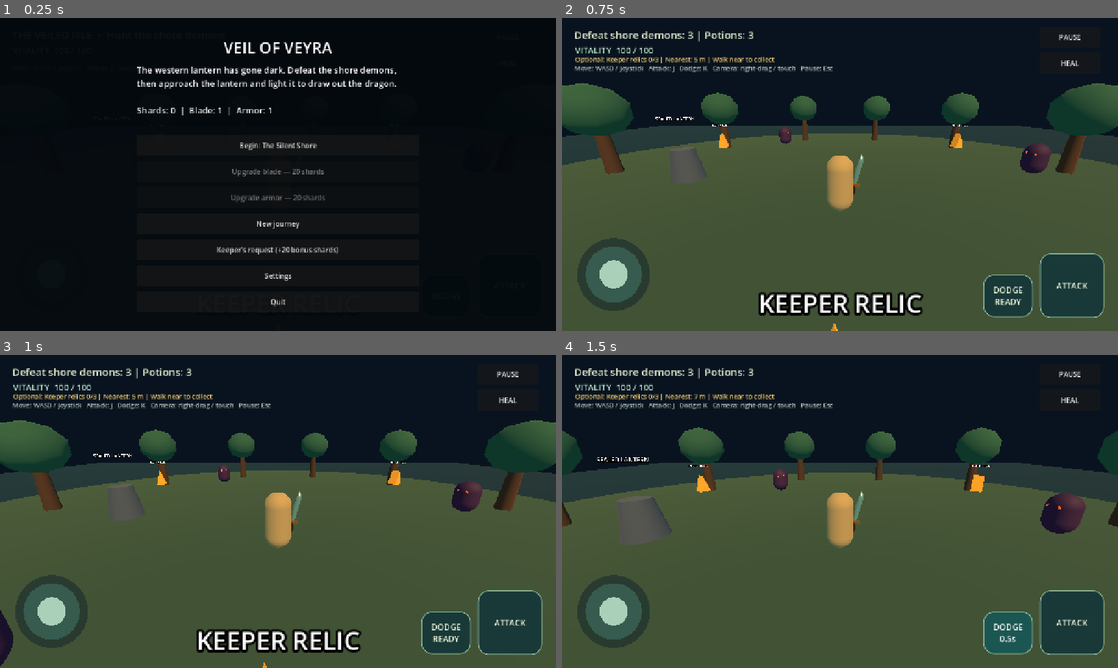
Above: before the commit, frames 1-4 (two rows, left to right).
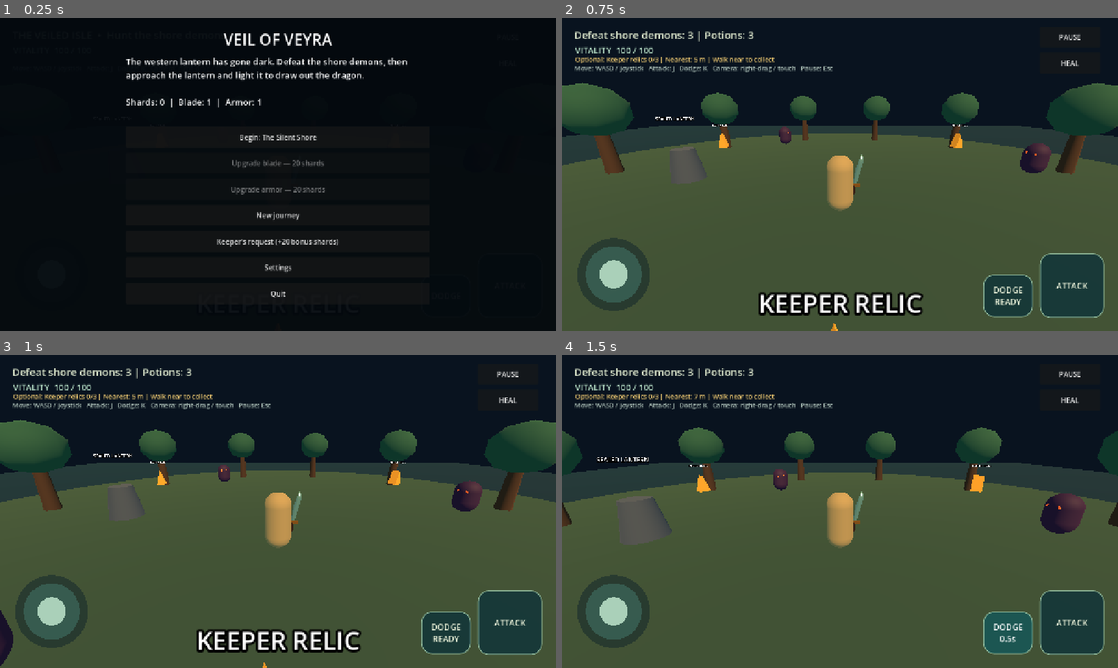
Above: after the commit, the same moments.

Repository: Hirukshanan/veil-of-veyra
Game: Godot game, scene res://scenes/main.tscn
Same seed, same stepped clock (60 frames per second), same inputs: the game is played once before the commit and once after it.
Inputs:
- Up to frame 1 (0.25 s): no input
- Up to frame 2 (0.75 s): click "Begin: The Silent Shore" at 0.5 s
- Up to frame 3 (1 s): no input
- Up to frame 4 (1.5 s): click "DODGE READY" at 1.25 s

The runs differ from the first frame. In frame 1, 5.3% of the frame differs, in the area x 22-74%, y 4-93%; in frame 2, nothing differs; in frame 3, nothing differs; in frame 4, nothing differs.

Commit message:
fix: anchor landscape controls and keep menus scrollable

Diff:
--- a/scripts/campaign.gd
+++ b/scripts/campaign.gd
@@ -15,6 +15,7 @@
 var completed := false
 var overlay: CanvasLayer
 var menu_box: VBoxContainer
+var menu_scroll: ScrollContainer
 var notice := ""
 var potions := 3
 var started := false
@@ -161,14 +162,20 @@
 	add_child(controls)
 	var pause_button := Button.new()
 	pause_button.text = "PAUSE"
-	pause_button.position = Vector2(1100, 20)
-	pause_button.size = Vector2(140, 48)
+	pause_button.set_anchors_and_offsets_preset(Control.PRESET_TOP_RIGHT)
+	pause_button.offset_left = -180
+	pause_button.offset_right = -40
+	pause_button.offset_top = 20
+	pause_button.offset_bottom = 68
 	pause_button.pressed.connect(_pause_game)
 	controls.add_child(pause_button)
 	var heal_button := Button.new()
 	heal_button.text = "HEAL"
-	heal_button.position = Vector2(1100, 80)
-	heal_button.size = Vector2(140, 48)
+	heal_button.set_anchors_and_offsets_preset(Control.PRESET_TOP_RIGHT)
+	heal_button.offset_left = -180
+	heal_button.offset_right = -40
+	heal_button.offset_top = 80
+	heal_button.offset_bottom = 128
 	heal_button.pressed.connect(_heal)
 	controls.add_child(heal_button)
 	relic_status = Label.new()
@@ -189,13 +196,24 @@
 	shade.color = Color(0.015, 0.035, 0.055, 0.96)
 	shade.set_anchors_and_offsets_preset(Control.PRESET_FULL_RECT)
 	overlay.add_child(shade)
-	var center := CenterContainer.new()
-	center.set_anchors_and_offsets_preset(Control.PRESET_FULL_RECT)
-	overlay.add_child(center)
+	menu_scroll = ScrollContainer.new()
+	menu_scroll.set_anchors_and_offsets_preset(Control.PRESET_FULL_RECT)
+	menu_scroll.horizontal_scroll_mode = ScrollContainer.SCROLL_MODE_DISABLED
+	menu_scroll.follow_focus = true
+	overlay.add_child(menu_scroll)
 	menu_box = VBoxContainer.new()
-	menu_box.custom_minimum_size = Vector2(650, 0)
+	menu_box.size_flags_horizontal = Control.SIZE_EXPAND_FILL
 	menu_box.add_theme_constant_override("separation", 12)
-	center.add_child(menu_box)
+	menu_scroll.add_child(menu_box)
+	get_viewport().size_changed.connect(_layout_menu)
+	_layout_menu()
+
+func _layout_menu() -> void:
+	var margin := maxf(24.0, (get_viewport().get_visible_rect().size.x - 700.0) * 0.5)
+	menu_scroll.offset_left = margin
+	menu_scroll.offset_right = -margin
+	menu_scroll.offset_top = 24
+	menu_scroll.offset_bottom = -24
 
 func _clear_menu(title: String, message: String) -> void:
 	pause_menu_open = false
@@ -203,18 +221,20 @@
 	player.call("set_move_input", Vector2.ZERO)
 	get_tree().call_group("movement_joysticks", "reset")
 	overlay.show()
+	menu_scroll.scroll_vertical = 0
 	for child in menu_box.get_children():
 		menu_box.remove_child(child)
 		child.queue_free()
 	var heading := Label.new()
 	heading.text = title
 	heading.horizontal_alignment = HORIZONTAL_ALIGNMENT_CENTER
+	heading.autowrap_mode = TextServer.AUTOWRAP_WORD_SMART
 	heading.add_theme_font_size_override("font_size", 36)
 	menu_box.add_child(heading)
 	var body := Label.new()
 	body.text = message
 	body.autowrap_mode = TextServer.AUTOWRAP_WORD_SMART
-	body.custom_minimum_size = Vector2(650, 95)
+	body.custom_minimum_size.y = 95
 	body.add_theme_font_size_override("font_size", 20)
 	menu_box.add_child(body)
 
--- a/scripts/main.gd
+++ b/scripts/main.gd
@@ -250,8 +250,11 @@
 	root.add_child(boss_health_bar)
 
 	var joystick := IslandJoystick.new()
-	joystick.position = Vector2(24, 495)
-	joystick.size = Vector2(190, 190)
+	joystick.set_anchors_and_offsets_preset(Control.PRESET_BOTTOM_LEFT)
+	joystick.offset_left = 24
+	joystick.offset_right = 214
+	joystick.offset_top = -225
+	joystick.offset_bottom = -35
 	joystick.value_changed.connect(Callable(player, "set_move_input"))
 	root.add_child(joystick)
 
--- /dev/null
+++ b/tests/layout_check.gd
@@ -0,0 +1,50 @@
+extends SceneTree
+
+func _initialize() -> void:
+	call_deferred("_run")
+
+func _settle() -> void:
+	for frame in range(5):
+		await process_frame
+
+func _inside(control: Control, bounds: Rect2) -> void:
+	assert(bounds.grow(1.0).encloses(control.get_global_rect()), "Control outside viewport: " + control.name)
+
+func _run() -> void:
+	assert(OS.get_environment("VEYRA_TEST") == "1")
+	root.content_scale_size = Vector2i.ZERO
+	root.content_scale_mode = Window.CONTENT_SCALE_MODE_DISABLED
+	var scene = load("res://scenes/main.tscn").instantiate()
+	root.add_child(scene)
+	await _settle()
+	for resolution in [Vector2i(800, 450), Vector2i(1280, 720), Vector2i(1920, 864)]:
+		root.size = resolution
+		await _settle()
+		var bounds := Rect2(Vector2.ZERO, Vector2(resolution))
+		for menu in [scene._show_camp, scene._show_keeper_request, func(): scene._show_settings(scene._show_camp)]:
+			menu.call()
+			await _settle()
+			_inside(scene.menu_scroll, bounds)
+			assert(scene.menu_box.size.x <= scene.menu_scroll.size.x)
+			var last: Control = scene.menu_box.get_child(scene.menu_box.get_child_count() - 1)
+			scene.menu_scroll.ensure_control_visible(last)
+			await _settle()
+			assert(scene.menu_scroll.get_global_rect().grow(1.0).encloses(last.get_global_rect()), "Last menu button must be reachable by scrolling")
+		scene._resume()
+		await _settle()
+		var joystick: Control = get_first_node_in_group("movement_joysticks")
+		_inside(joystick, bounds)
+		assert(is_equal_approx(joystick.get_global_rect().end.y, resolution.y - 35.0))
+		# Include the lantern button even though it normally appears after the wave.
+		scene.interact_button.show()
+		for layer in scene.get_children():
+			if layer is CanvasLayer and layer != scene.overlay:
+				for control in layer.find_children("*", "Button", true, false):
+					_inside(control, bounds)
+					assert(not joystick.get_global_rect().intersects(control.get_global_rect()), "Movement and action controls must not overlap")
+		scene._pause_game()
+	print("PASS: landscape HUD bounds, joystick anchoring, action separation and scroll reachability at 800x450, 1280x720 and 1920x864")
+	scene.queue_free()
+	await process_frame
+	paused = false
+	quit()
Not shown, changed: RELEASE_STATUS.md
Not shown, changed: VALIDATION.md
